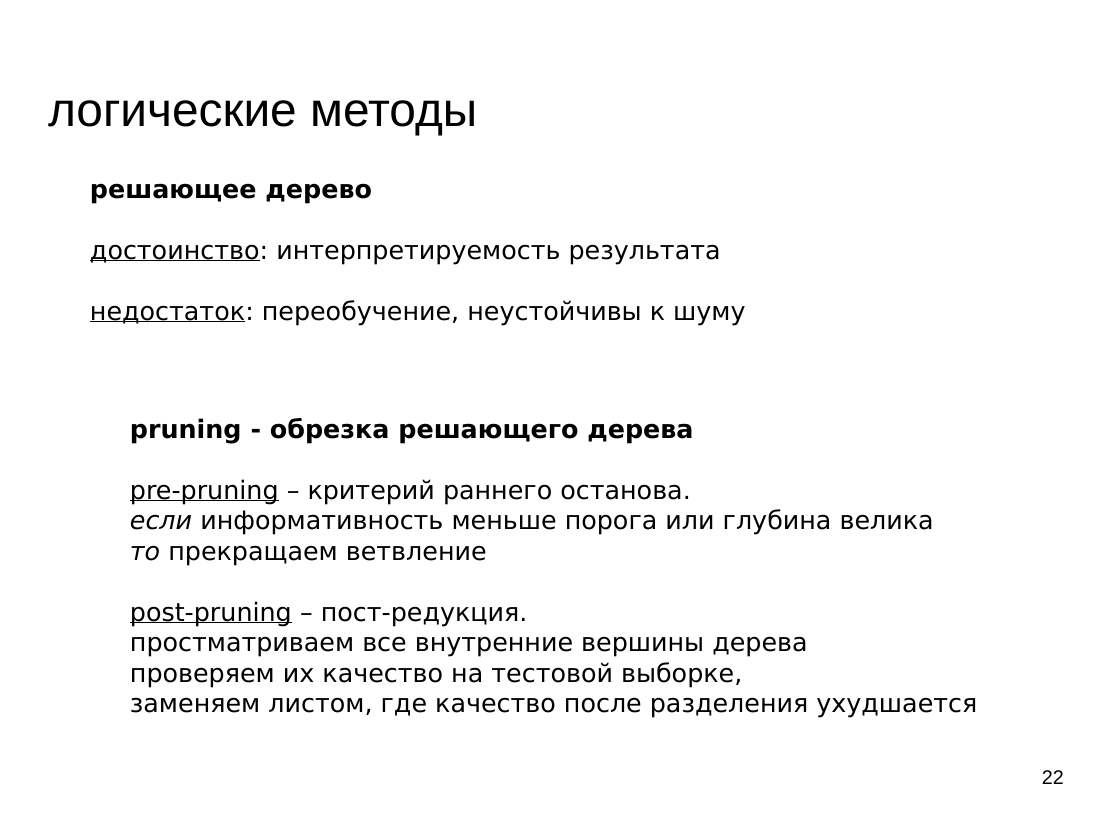
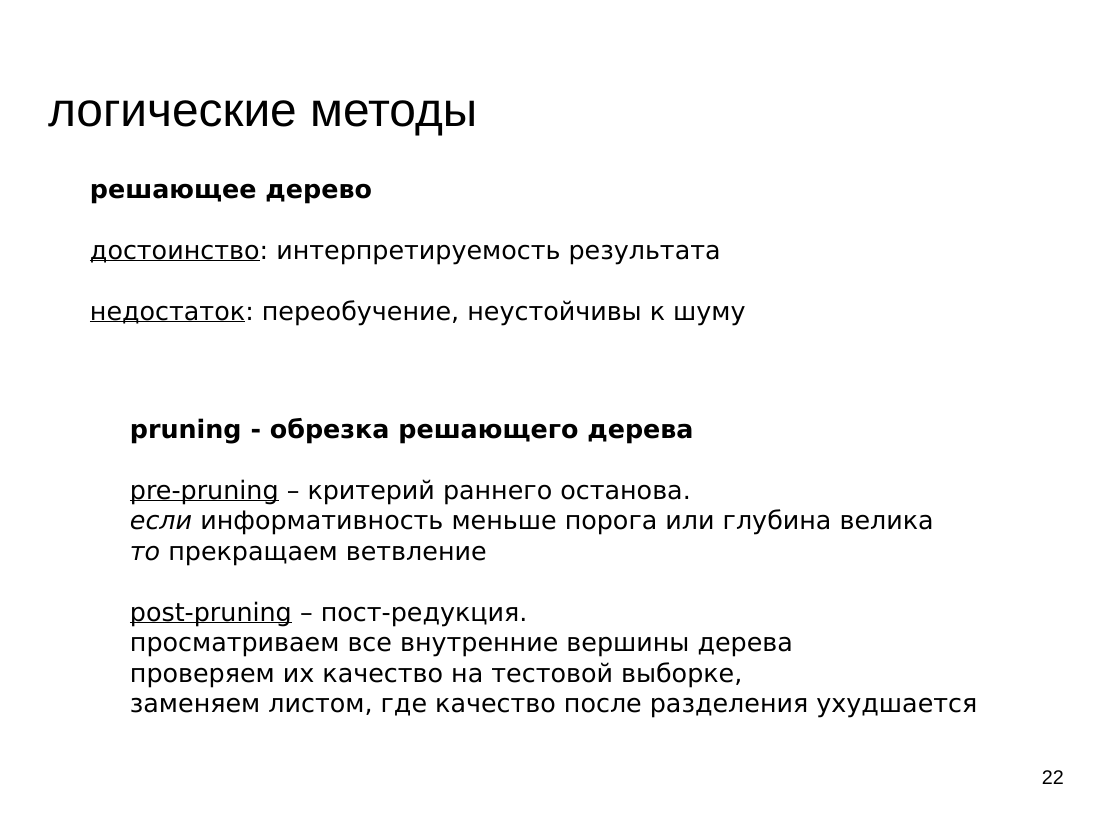
Before and after one commit to mechanoid5/ml_lectorium_2023_I, a slide deck: slide 22 of 08-logical.odp. Drawn at 1120x840 pixels with LibreOffice and Linux fonts; fonts in the diff are those of the drawing; background and template pictures are left out. Boxes give left, top, right and bottom in pixels: in the first picture for what was removed or moved away, otherwise in the second. Text is boxed around its words. In the diff, an @@ line names an element or a change of style, - is before the commit and + after.

```diff
--- a/08-logical.odp
+++ b/08-logical.odp
@@ text at (x1=130, y1=636, x2=793, y2=657): text changed @@
-простматриваем все внутренние вершины дерева
+просматриваем все внутренние вершины дерева
```
Also in this commit, not shown: 1 other slide changed, 6 other files.
